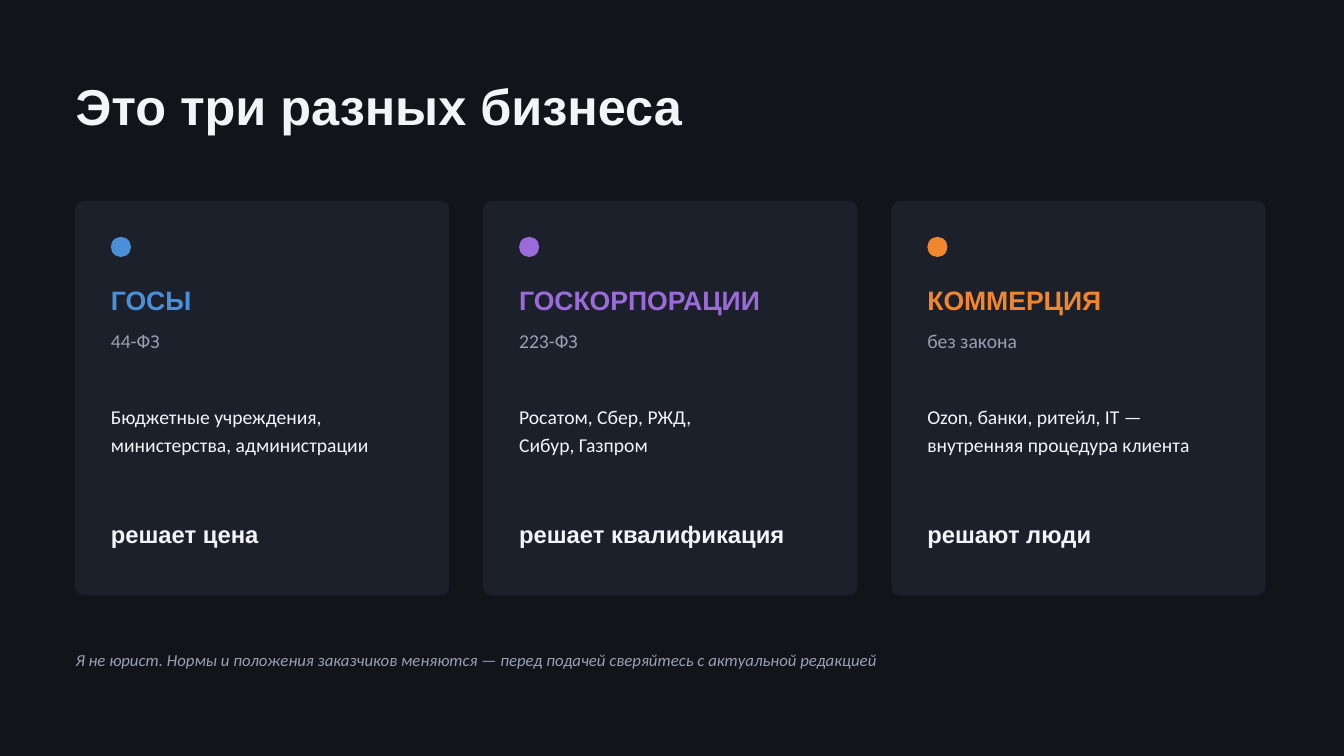
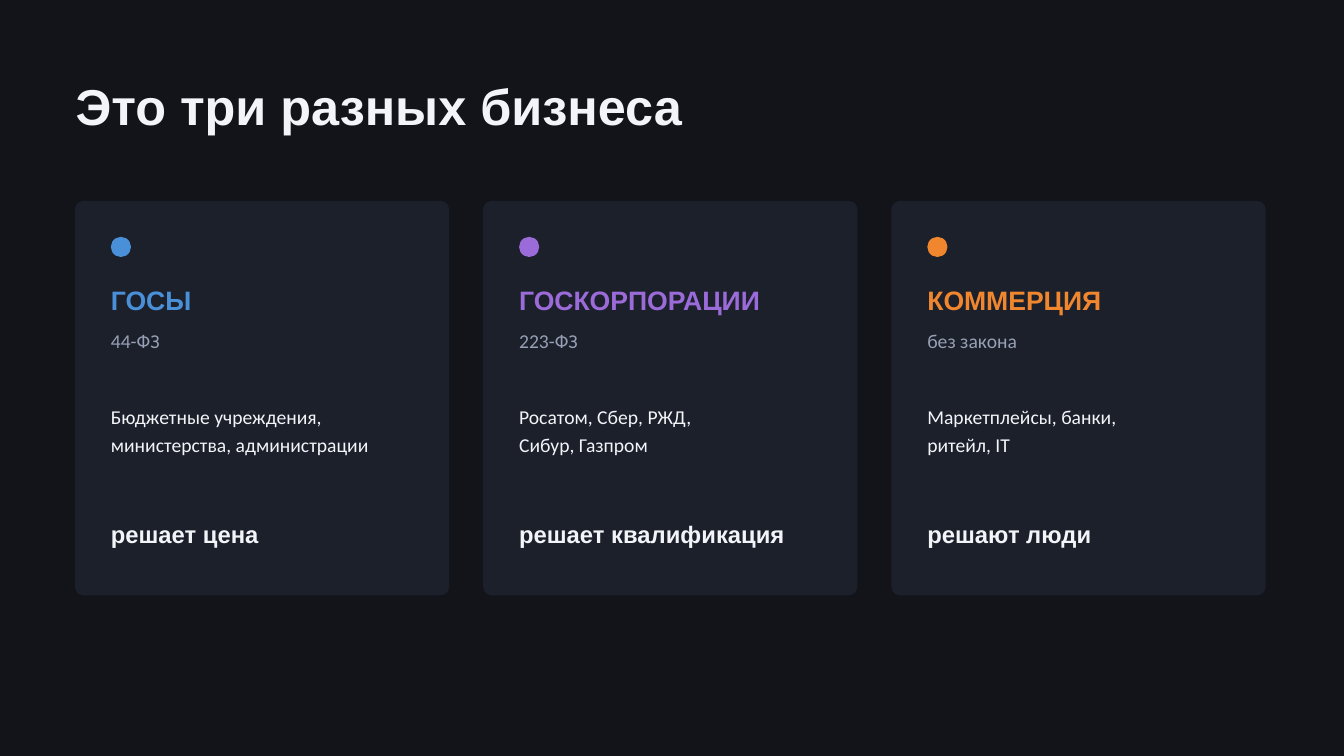
Before and after one commit to t4993408232-collab/analizator-bot, a slide deck: slide 6 of talks/2026-08-06-prodavay-kak-faunder/Как-выигрывать-тендеры.pptx. Drawn at 1344x756 pixels with LibreOffice and Linux fonts; fonts in the diff are those of the drawing. Boxes give left, top, right and bottom in pixels: in the first picture for what was removed or moved away, otherwise in the second. Text is boxed around its words. In the diff, an @@ line names an element or a change of style, - is before the commit and + after.

```diff
--- a/talks/2026-08-06-prodavay-kak-faunder/Как-выигрывать-тендеры.pptx
+++ b/talks/2026-08-06-prodavay-kak-faunder/Как-выигрывать-тендеры.pptx
@@ text at <box>927,410,1116,455</box>: text changed @@
-Ozon, банки, ритейл, IT —
-внутренняя процедура клиента
+Маркетплейсы, банки,
+ритейл, IT
@@ text removed at <box>76,655,876,669</box> @@
-Я не юрист. Нормы и положения заказчиков меняются — перед подачей сверяйтесь с актуальной редакцией
```
Also in this commit, not shown: 6 other slides changed, 1 slide added, 2 slides removed, 4 other files.
